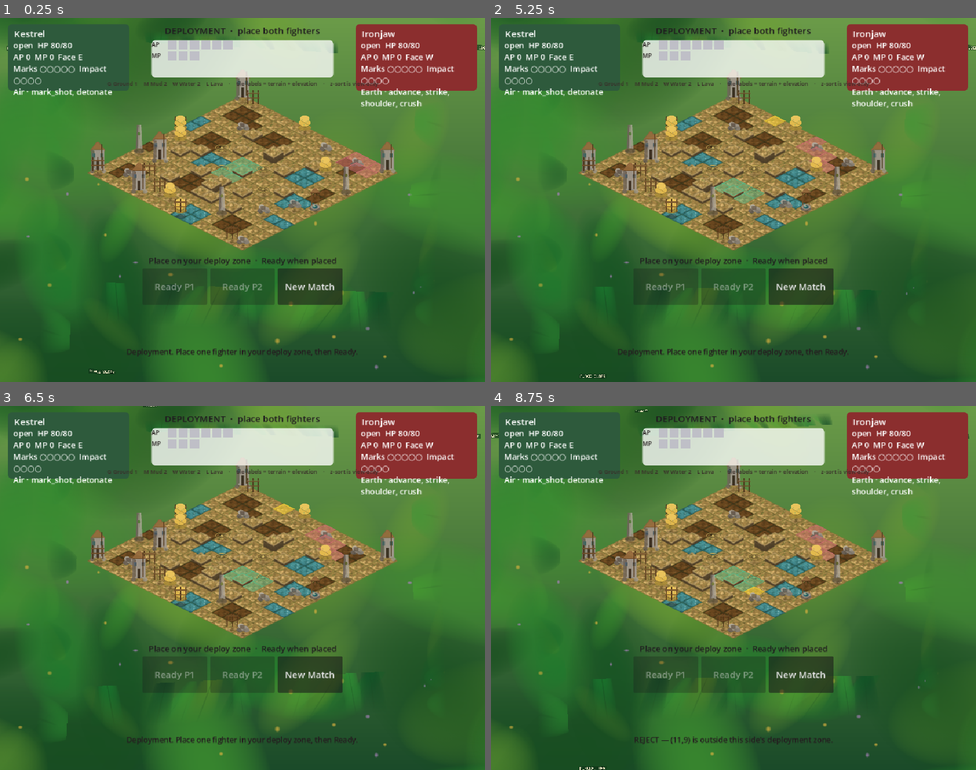
Above: before the commit, frames 1-4 (two rows, left to right).
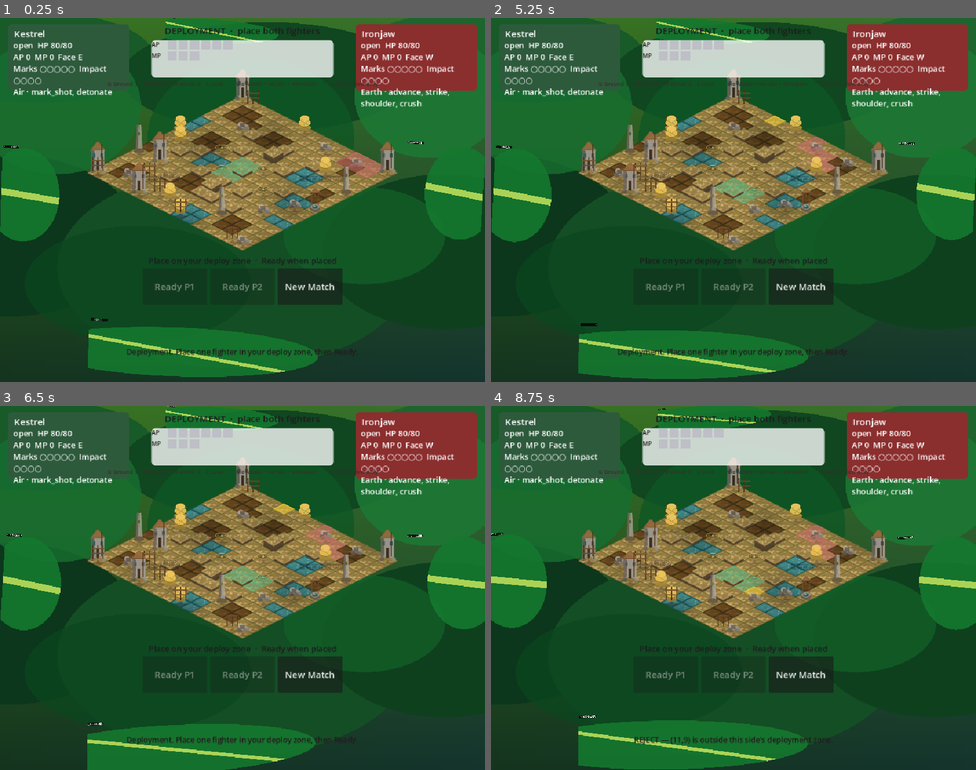
Above: after the commit, the same moments.

Repository: maurogp12/stasiumxii
Game: Godot game, scene res://main.tscn
Same seed, same stepped clock (60 frames per second), same inputs: the game is played once before the commit and once after it. This scene is started directly instead of the project's main scene.
Inputs (mouse positions are in pixels of both pictures, inside the frame that each line leads up to):
- Up to frame 1 (0.25 s): no input
- Up to frame 2 (5.25 s): click "New Match" at 0.5 s; click "New Match" at 1.25 s; click "New Match" at 2 s; tap Enter (ui_accept) at 2.75, 3.02, 3.5, 4.25, 5 s; move the mouse to (840, 181) at 2.77 s; click (840, 181) at 2.92 s; drag from (636, 218) to (709, 272) at 3.52 s; move the mouse to (782, 119) at 4.27 s; click (782, 119) at 4.42 s; drag from (709, 272) to (588, 145) at 5.02 s
- Up to frame 3 (6.5 s): move the mouse to (388, 642) at 5.77 s; click (388, 642) at 5.92 s; tap Enter (ui_accept) at 6.02 s
- Up to frame 4 (8.75 s): drag from (588, 533) to (660, 497) at 6.52 s; move the mouse to (757, 588) at 7.27 s; click (757, 588) at 7.42 s; drag from (660, 497) to (636, 606) at 8.02 s

The runs differ from the first frame. In frame 1, 60% of the frame differs, in the area x 0-100%, y 0-100%; in frame 2, 60%; in frame 3, 60%; in frame 4, 60%.

Commit message:
Adopt the Crosshaven jungle 2x backdrop masters
Draw the backdrop plates at half the new master sizes. Leaf sway stays a pivot rotation, and the seamless shadow tiles in world space.

Co-authored-by: maurogp12 <maurogp12@users.noreply.github.com>

Diff:
--- a/board/pc/jungle_backdrop.gd
+++ b/board/pc/jungle_backdrop.gd
@@ -19,10 +19,15 @@
 render_mode blend_mul;
 uniform sampler2D shadow_tex : repeat_enable, filter_linear, hint_default_white;
 uniform float opacity = 0.32;
-uniform vec2 uv_offset = vec2(0.0);
-uniform vec2 uv_scale = vec2(1.7);
+uniform vec2 origin = vec2(0.0);
+uniform float world_repeat = 512.0;
+varying vec2 local_pos;
+void vertex() {
+	local_pos = VERTEX;
+}
 void fragment() {
-	vec2 uv = fract(UV * uv_scale + uv_offset);
+	float rep = max(world_repeat, 1.0);
+	vec2 uv = fract((origin + local_pos) / rep);
 	vec4 tex = texture(shadow_tex, uv);
 	vec3 mul = mix(vec3(1.0), tex.rgb, clamp(tex.a * opacity, 0.0, 1.0));
 	COLOR = vec4(mul, 1.0);
@@ -280,7 +285,9 @@
 		art.name = "Art"
 		art.centered = true
 		art.texture_filter = CanvasItem.TEXTURE_FILTER_LINEAR
-		art.texture = _texture(slot)
+		var path := resolve_slot(slot)
+		art.texture = _load_tex(path)
+		art.set_meta("slot_path", path)
 		root.add_child(art)
 		add_child(root)
 		_backs[slot] = root
@@ -314,11 +321,9 @@
 	var cam := _board.get_node_or_null("BoardCamera") as Camera2D
 	if cam == null:
 		return
-	var view := _view_rect()
 	var fit: Vector2 = _board.get("_fit_camera_pos")
 	var pan := cam.position - fit
 	var factors: Dictionary = _params.get("parallax", {})
-	var bleeds: Dictionary = _params.get("cover_bleed", {})
 	for slot in BACK_SLOTS:
 		var root: Node2D = _backs[slot]
 		var art := root.get_node_or_null("Art") as Sprite2D
@@ -327,10 +332,7 @@
 			continue
 		root.visible = true
 		root.position = cam.position
-		var bleed := float(bleeds.get(slot, 1.4))
-		var tex_size := art.texture.get_size()
-		var target := view.size * bleed
-		var scale := maxf(target.x / tex_size.x, target.y / tex_size.y)
+		var scale := _master_scale(str(art.get_meta("slot_path", "")))
 		art.scale = Vector2(scale, scale)
 		var factor := float(factors.get(slot, 0.2))
 		art.position = -pan * (1.0 - factor)
@@ -437,10 +439,7 @@
 		return
 	var shader := _shadow_shader()
 	var opacity := float(_params.get("shadow_opacity", 0.32))
-	var uv_scale := Vector2(1.7, 1.7)
-	var raw: Variant = _params.get("shadow_uv_scale", [1.7, 1.7])
-	if raw is Array and raw.size() >= 2:
-		uv_scale = Vector2(float(raw[0]), float(raw[1]))
+	var world_repeat := float(_params.get("shadow_world_repeat", 512.0))
 	for cell in board.tiles.keys():
 		var tile: Node = board.tiles[cell]
 		var dapple := LeafDapple.new()
@@ -451,8 +450,8 @@
 		mat.shader = shader
 		mat.set_shader_parameter("shadow_tex", tex)
 		mat.set_shader_parameter("opacity", opacity)
-		mat.set_shader_parameter("uv_scale", uv_scale)
-		mat.set_shader_parameter("uv_offset", Vector2(float(cell.x) * 0.37, float(cell.y) * 0.23))
+		mat.set_shader_parameter("world_repeat", world_repeat)
+		mat.set_shader_parameter("origin", Vector2(float(cell.x - cell.y) * 32.0, float(cell.x + cell.y) * 16.0))
 		dapple.material = mat
 		tile.add_child(dapple)
 
@@ -577,7 +576,14 @@
 	if native.x < 1.0 or native.y < 1.0 or box.x < 1.0 or box.y < 1.0:
 		return Vector2.ZERO
 	var scale := minf(box.x / native.x, box.y / native.y)
+	scale = minf(scale, 1.0)
 	return native * scale
+
+
+func _master_scale(path: String) -> float:
+	if path.ends_with("@2x.png"):
+		return float(_params.get("draw_scale_2x", 0.5))
+	return 1.0
 
 
 func _z(key: String) -> int:
--- a/data/pc/look/crosshaven_backdrop.json
+++ b/data/pc/look/crosshaven_backdrop.json
@@ -1,19 +1,24 @@
 {
   "art_status": "placeholder",
-  "note": "Stand-in paint so the layer runs. Scenario Art replaces the PNGs in place. Keep these pixel sizes. The loader tries slot@2x.png first, then slot.png.",
+  "note": "Stand-in paint so the layer runs. Scenario Art replaces the PNGs in place. Keep these pixel sizes. The loader tries slot@2x.png first, then slot.png. A 2x master is drawn at half size (scale 0.5). Front leaves shrink to the screen margin and never scale above that half size. back_far is opaque. back_mid uses alpha. leaf_shadow is seamless and tiles in world space.",
   "art_root": "res://art/pc/look/crosshaven_jungle/",
+  "draw_scale_2x": 0.5,
   "map_ids": ["crosshaven"],
   "slots": {
-    "back_far": {"px_1x": [960, 720], "px_2x": [1920, 1440]},
-    "back_mid": {"px_1x": [960, 720], "px_2x": [1920, 1440]},
-    "front_leaves_left": {"px_1x": [280, 1200], "px_2x": [560, 2400]},
-    "front_leaves_right": {"px_1x": [280, 1200], "px_2x": [560, 2400]},
-    "front_leaves_top": {"px_1x": [1600, 220], "px_2x": [3200, 440]},
-    "front_leaves_bottom": {"px_1x": [1600, 480], "px_2x": [3200, 960]},
-    "leaf_shadow": {"px_1x": [128, 128], "px_2x": [256, 256]}
+    "back_far": {"px_1x": [2048, 1280], "px_2x": [4096, 2560], "alpha": "opaque"},
+    "back_mid": {"px_1x": [2048, 1280], "px_2x": [4096, 2560], "alpha": "yes"},
+    "front_leaves_left": {"px_1x": [512, 720], "px_2x": [1024, 1440]},
+    "front_leaves_right": {"px_1x": [512, 720], "px_2x": [1024, 1440]},
+    "front_leaves_top": {"px_1x": [1280, 240], "px_2x": [2560, 480]},
+    "front_leaves_bottom": {"px_1x": [1280, 240], "px_2x": [2560, 480]},
+    "leaf_shadow": {"px_1x": [512, 512], "px_2x": [1024, 1024], "seamless": true}
   },
   "parallax": {"back_far": 0.12, "back_mid": 0.4},
-  "cover_bleed": {"back_far": 1.5, "back_mid": 1.32},
+  "parallax_meaning": "0 sticks to the world, 1 sticks to the screen. The plate root sits on the camera; the art then slides by -pan * (1 - factor).",
+  "fitted_zoom_15": 0.64,
+  "sway_mode": "pivot_rotation",
+  "sway_mask": false,
+  "flipbook": false,
   "sway_amplitude_deg": 3.6,
   "sway_speed": 0.9,
   "sway_slide_px": 8.0,
@@ -24,7 +29,7 @@
     "front_leaves_bottom": 2.3
   },
   "shadow_opacity": 0.32,
-  "shadow_uv_scale": [1.7, 1.7],
+  "shadow_world_repeat": 512.0,
   "fighter_clear_px": 136,
   "guard_gap_px": 8,
   "z_order": {
--- a/tests/run_jungle_backdrop_tests.gd
+++ b/tests/run_jungle_backdrop_tests.gd
@@ -24,6 +24,12 @@
 func _test_params_and_slots() -> void:
 	var params := JUNGLE.load_params()
 	eq(str(params.get("art_status", "")), "placeholder", "jungle art is still the stand-in set")
+	eq(float(params.get("draw_scale_2x", 0.0)), 0.5, "a 2x master is drawn at half size")
+	eq(str(params.get("sway_mode", "")), "pivot_rotation", "leaf sway is a pivot rotation")
+	eq(bool(params.get("sway_mask", true)), false, "leaf sway does not use a greyscale mask")
+	eq(bool(params.get("flipbook", true)), false, "leaf sway is not a flipbook")
+	eq(float(params["parallax"]["back_far"]), 0.12, "far parallax factor")
+	eq(float(params["parallax"]["back_mid"]), 0.4, "mid parallax factor")
 	truthy(params.has("parallax"), "parallax block is in the backdrop json")
 	truthy(params.has("sway_amplitude_deg"), "sway amplitude is in the backdrop json")
 	truthy(params.has("sway_speed"), "sway speed is in the backdrop json")
@@ -64,6 +70,25 @@
 	truthy(hi >= 0 and lo > hi, "@2x is checked before the 1x png")
 	eq(JUNGLE.normalize_map_id("crosshaven_15"), "crosshaven", "ship suffix still means Crosshaven")
 	eq(JUNGLE.normalize_map_id(""), "crosshaven", "an empty map id is the Crosshaven arena")
+	var expected := {
+		"back_far": [[2048, 1280], [4096, 2560]],
+		"back_mid": [[2048, 1280], [4096, 2560]],
+		"front_leaves_left": [[512, 720], [1024, 1440]],
+		"front_leaves_right": [[512, 720], [1024, 1440]],
+		"front_leaves_top": [[1280, 240], [2560, 480]],
+		"front_leaves_bottom": [[1280, 240], [2560, 480]],
+		"leaf_shadow": [[512, 512], [1024, 1024]],
+	}
+	for slot in expected.keys():
+		var spec: Dictionary = slots.get(slot, {})
+		var one: Array = spec.get("px_1x", [])
+		var two: Array = spec.get("px_2x", [])
+		var want: Array = expected[slot]
+		eq(one.size() >= 2 and int(one[0]) == int(want[0][0]) and int(one[1]) == int(want[0][1]), true, "%s 1x contract" % slot)
+		eq(two.size() >= 2 and int(two[0]) == int(want[1][0]) and int(two[1]) == int(want[1][1]), true, "%s 2x contract" % slot)
+	eq(ResourceLoader.exists("res://art/pc/look/crosshaven_jungle/front_leaves_left_sway.png"), false, "there is no sway mask for the left leaves")
+	eq(src.contains("pivot.rotation"), true, "the sway turns the leaf pivot")
+	eq(src.contains("_sway.png"), false, "the backdrop script does not load a sway strip")
 
 
 func _test_board_wires_the_layer() -> void:
@@ -100,6 +125,12 @@
 		main.free()
 		return
 	truthy(layer.visible, "the jungle layer is showing on Crosshaven")
+	var cam := board.get_node("BoardCamera") as Camera2D
+	truthy(is_equal_approx(cam.zoom.x, 0.64), "the 15x15 fit zoom is 0.64")
+	var far_art := layer.get_node("back_far/Art") as Sprite2D
+	truthy(is_equal_approx(far_art.scale.x, 0.5), "the far plate is drawn at half the 2x master")
+	var mid_art := layer.get_node("back_mid/Art") as Sprite2D
+	truthy(is_equal_approx(mid_art.scale.x, 0.5), "the mid plate is drawn at half the 2x master")
 	eq(layer.shadow_count(), 225, "every cell gets a leaf shadow")
 	truthy(is_equal_approx(layer.shadow_opacity(), float(JUNGLE.load_params()["shadow_opacity"])), "shadow opacity comes from the json")
 	truthy(layer.shadow_uses_multiply(), "leaf shadows use multiply")
@@ -112,7 +143,6 @@
 	layer.layout()
 	eq((board.tiles[Vector2i(7, 7)] as Node2D).position, origin, "the backdrop does not move a cell")
 	eq(layer.leaves_cover_play(), false, "front leaves do not cover the play cells")
-	var cam := board.get_node("BoardCamera") as Camera2D
 	var parked: Vector2 = cam.position
 	layer.layout()
 	var far_0: Vector2 = layer.back_art_position("back_far")
Binary file changed: art/pc/look/crosshaven_jungle/back_far.png
Binary file changed: art/pc/look/crosshaven_jungle/back_far@2x.png
Binary file changed: art/pc/look/crosshaven_jungle/back_mid.png
Binary file changed: art/pc/look/crosshaven_jungle/back_mid@2x.png
Binary file changed: art/pc/look/crosshaven_jungle/front_leaves_bottom.png
Binary file changed: art/pc/look/crosshaven_jungle/front_leaves_bottom@2x.png
Binary file changed: art/pc/look/crosshaven_jungle/front_leaves_left.png
Binary file changed: art/pc/look/crosshaven_jungle/front_leaves_left@2x.png
Binary file changed: art/pc/look/crosshaven_jungle/front_leaves_right.png
Binary file changed: art/pc/look/crosshaven_jungle/front_leaves_right@2x.png
Binary file changed: art/pc/look/crosshaven_jungle/front_leaves_top.png
Binary file changed: art/pc/look/crosshaven_jungle/front_leaves_top@2x.png
(and 2 more such lines)
